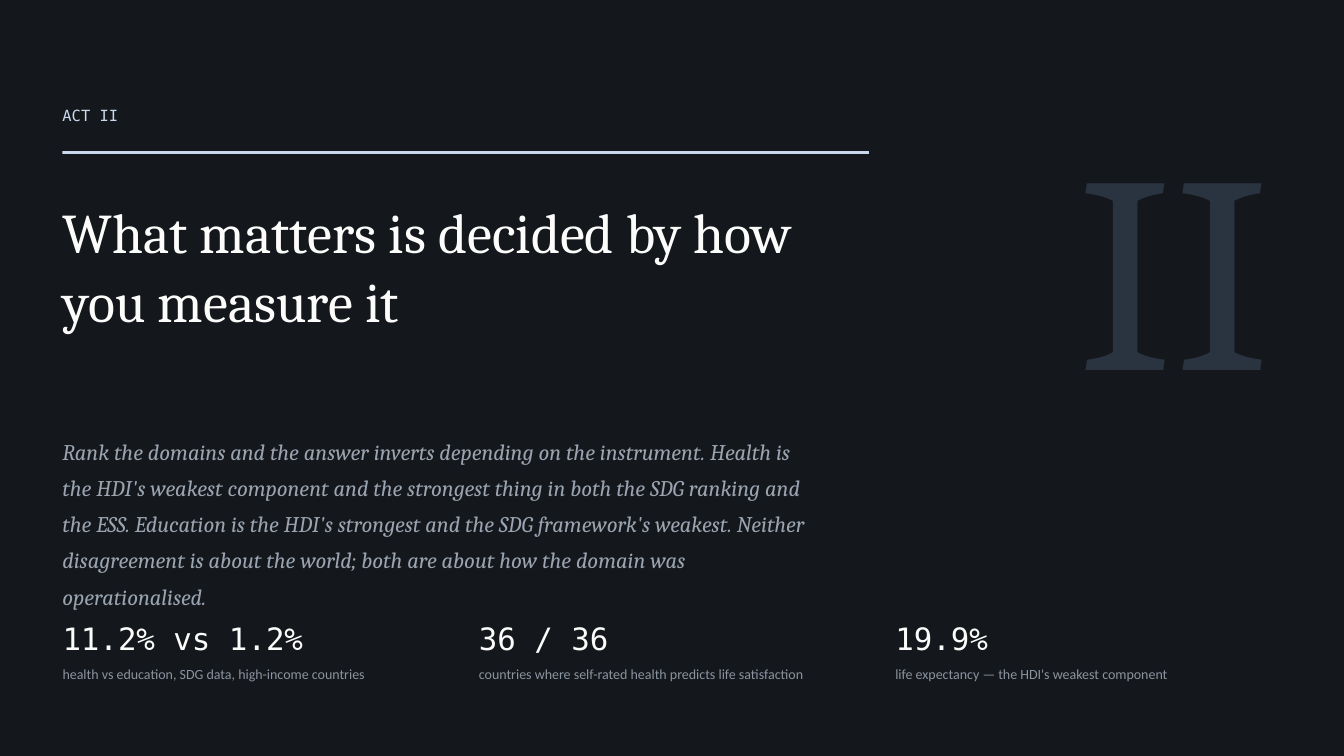
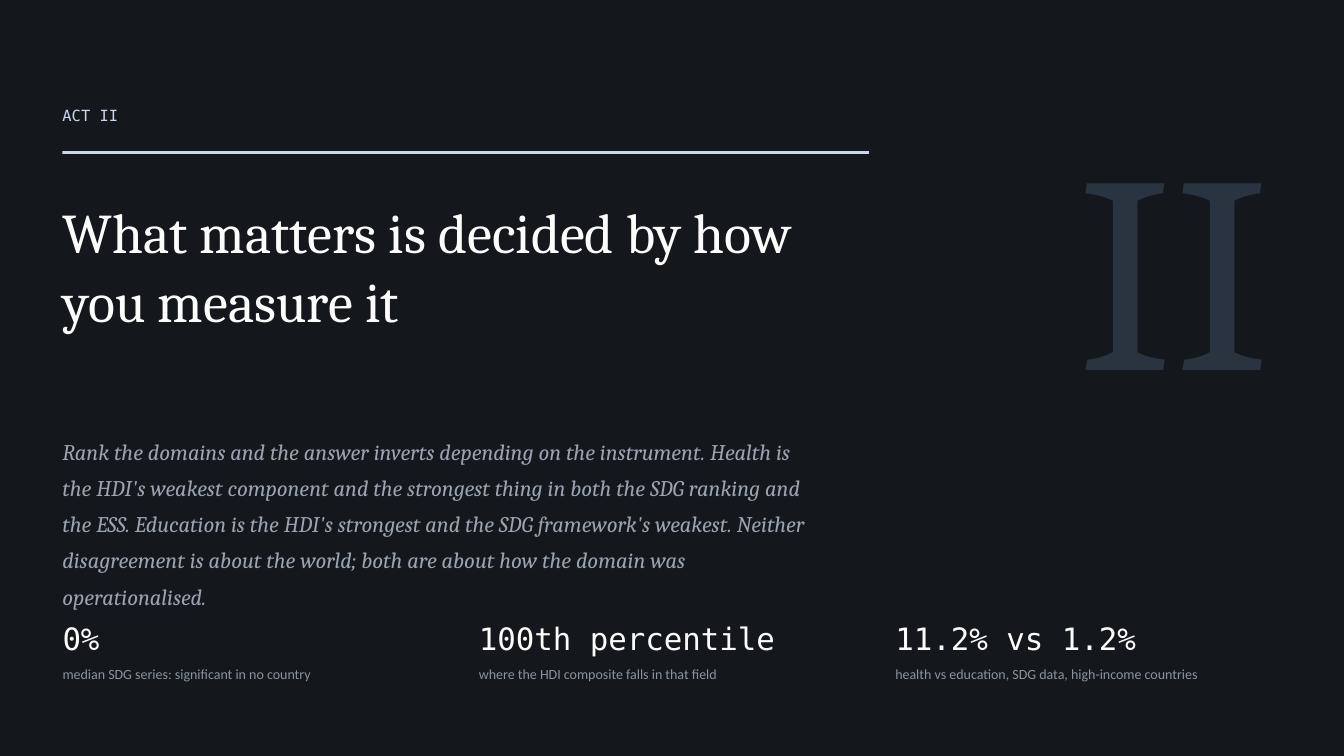
Before and after one commit to cwejnert/HDI-Happiness, a slide deck: slide 10 of deck/Measured_Where_It_Varies.pptx. Drawn at 1344x756 pixels with LibreOffice and Linux fonts; fonts in the diff are those of the drawing. Boxes give left, top, right and bottom in pixels: in the first picture for what was removed or moved away, otherwise in the second. Text is boxed around its words. In the diff, an @@ line names an element or a change of style, - is before the commit and + after.

```diff
--- a/deck/Measured_Where_It_Varies.pptx
+++ b/deck/Measured_Where_It_Varies.pptx
@@ text at [63, 627, 311, 682]: text changed @@
-11.2% vs 1.2%
-health vs education, SDG data, high-income countries
+0%
+median SDG series: significant in no country
@@ text at [479, 626, 775, 681]: text changed @@
-36 / 36
-countries where self-rated health predicts life satisfaction
+100th percentile
+where the HDI composite falls in that field
@@ text at [895, 627, 1198, 682]: text changed @@
-19.9%
-life expectancy — the HDI's weakest component
+11.2% vs 1.2%
+health vs education, SDG data, high-income countries
```
Also in this commit, not shown: 1 slide added, 3 other files.
